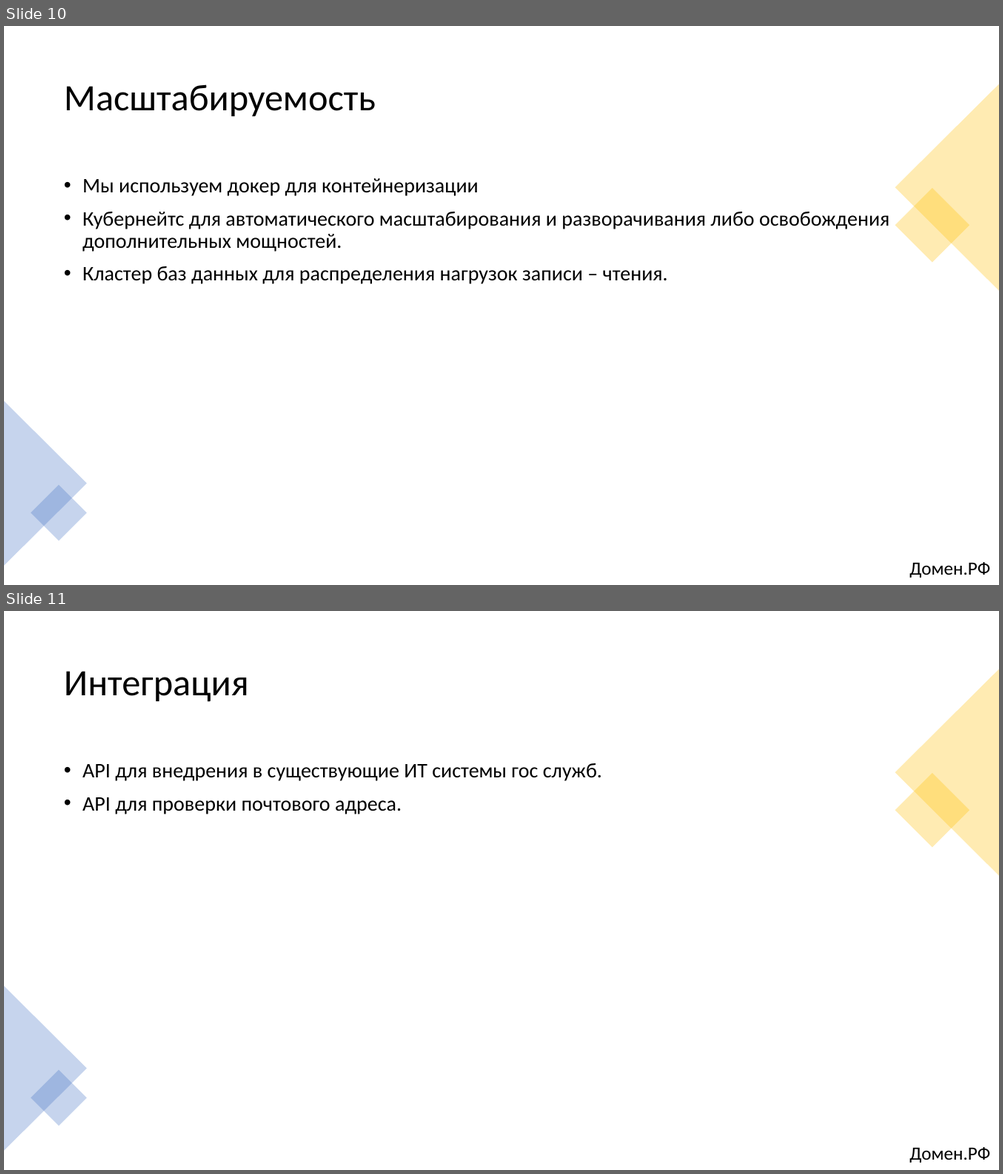
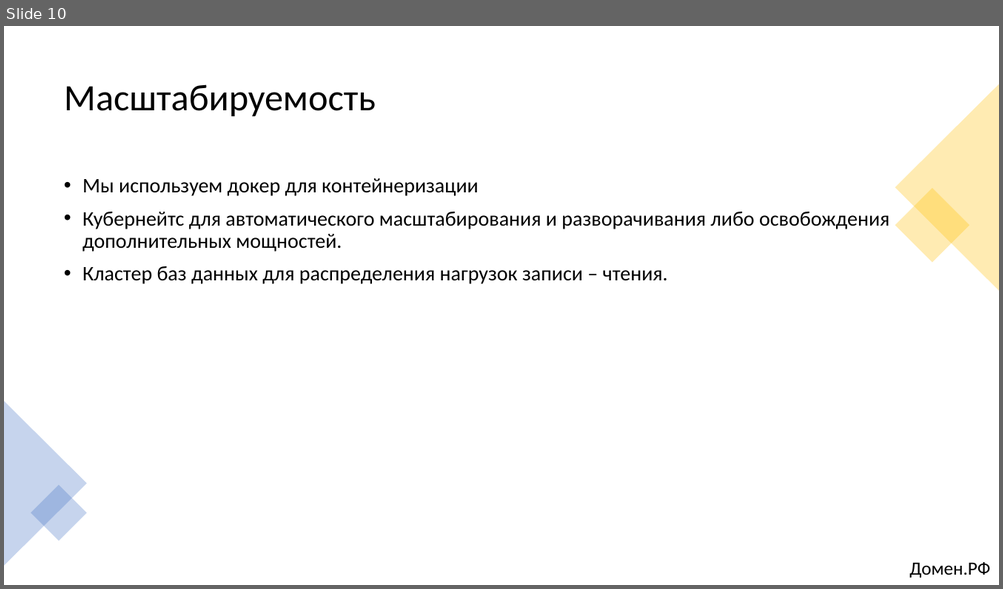
Before and after one commit to alexklippe/scryptedv2, a slide deck: Презентация_Команда Scrypted_кейс1.pptx. Shown one above the other, each under a label of ours: slides 10 and 11 before the commit, slide 10 after it. The pictures are 1003x1174 and 1003x589 pixels, drawn with LibreOffice and Linux fonts; fonts in the diff are those of the drawing. Boxes give left, top, right and bottom in pixels: in the first picture for what was removed or moved away, otherwise in the second. Text is boxed around its words. In the diff, an @@ line names an element or a change of style, - is before the commit and + after.

```diff
--- a/Презентация_Команда Scrypted_кейс1.pptx
+++ b/Презентация_Команда Scrypted_кейс1.pptx
@@ slide 11 removed at box(4, 611, 999, 1170), background #FFFFFF @@
@@ title removed at box(64, 671, 249, 702) @@
-Интеграция
@@ triangle removed at box(895, 669, 999, 876) @@
@@ text removed at box(82, 763, 602, 815) @@
-• API для внедрения в существующие ИТ системы гос служб.
-• API для проверки почтового адреса.
@@ rectangle removed at box(895, 773, 970, 848) @@
@@ triangle removed at box(4, 986, 87, 1151) @@
@@ rectangle removed at box(31, 1070, 87, 1126) @@
@@ text removed at box(909, 1147, 990, 1163) @@
-Домен.РФ
```
Also in this commit, not shown: 5 slides changed.
